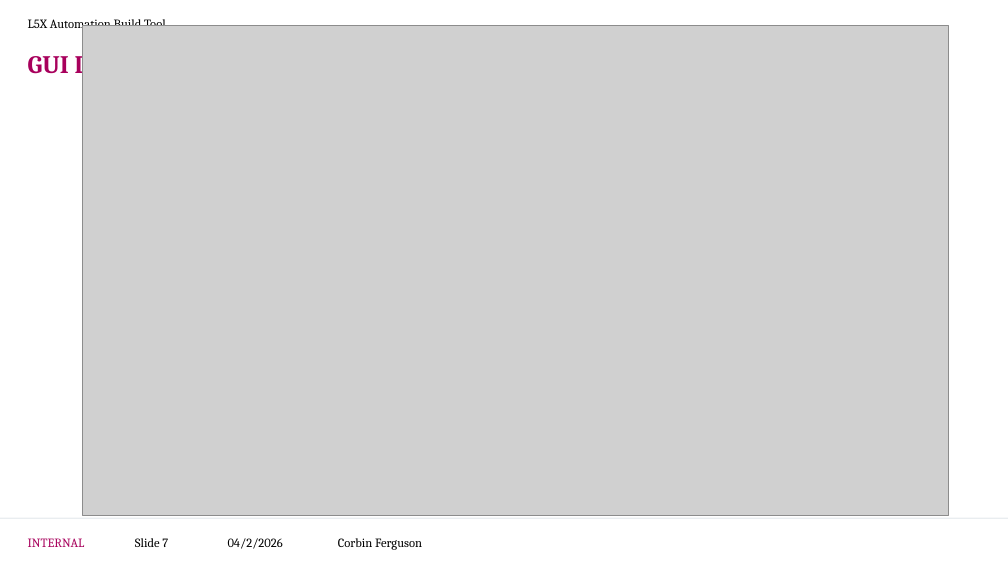
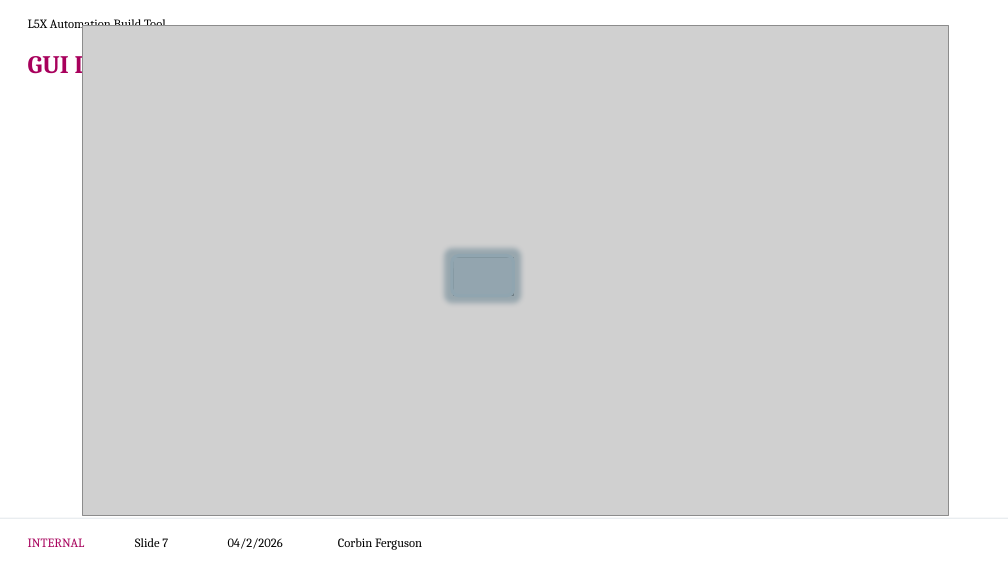
Before and after one commit to CorbinFerguson/ThesisBuildTool, a slide deck: slide 7 of Thesis Writing Documents/Project Development.pptx. Drawn at 1008x567 pixels with LibreOffice and Linux fonts; fonts in the diff are those of the drawing; grey boxes stand for pictures; background and template pictures are left out. Boxes give left, top, right and bottom in pixels: in the first picture for what was removed or moved away, otherwise in the second. Text is boxed around its words. In the diff, an @@ line names an element or a change of style, - is before the commit and + after.

```diff
--- a/Thesis Writing Documents/Project Development.pptx
+++ b/Thesis Writing Documents/Project Development.pptx
@@ rounded rectangle added at (452,256,513,296), fill #90A5B0 at 60% opacity, outline #90A5B0 3 pt @@
@@ picture added at (454,257,513,296) @@
```
Also in this commit, not shown: 5 slides added.
